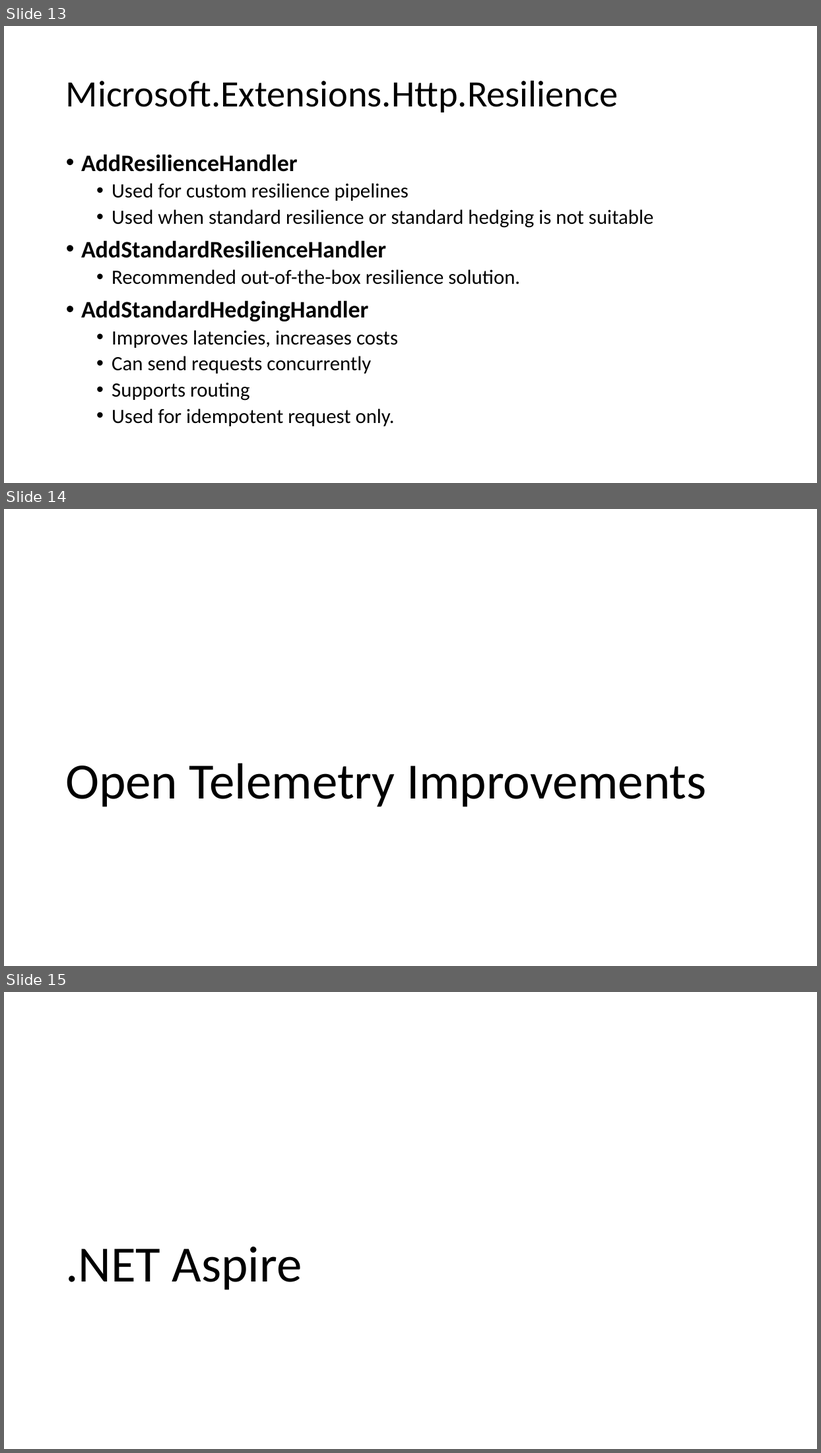
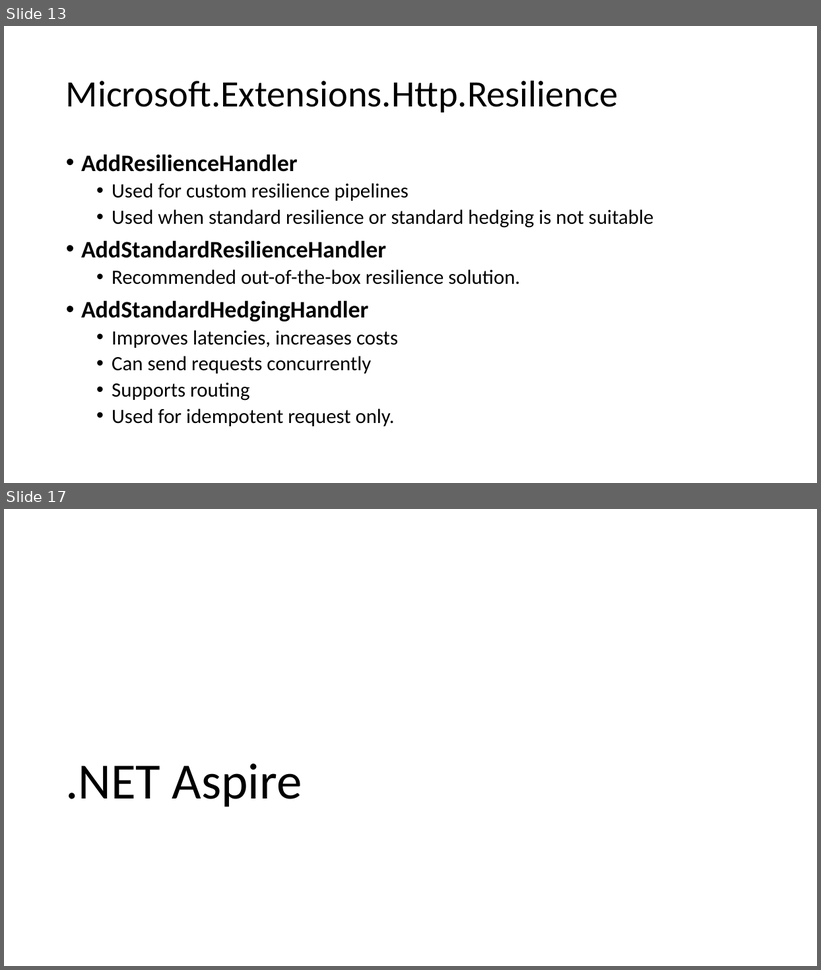
Before and after one commit to willvelida/talks, a slide deck: whats-new-cloud-native-dev-dotnet8/slide_deck.pptx. Shown one above the other, each under a label of ours: slides 13, 14 and 15 before the commit, slides 13 and 17 after it; the slides between them are not shown. The pictures are 821x1453 and 821x970 pixels, drawn with LibreOffice and Linux fonts; fonts in the diff are those of the drawing. Boxes give left, top, right and bottom in pixels: in the first picture for what was removed or moved away, otherwise in the second. Text is boxed around its words. In the diff, an @@ line names an element or a change of style, - is before the commit and + after.

```diff
--- a/whats-new-cloud-native-dev-dotnet8/slide_deck.pptx
+++ b/whats-new-cloud-native-dev-dotnet8/slide_deck.pptx
@@ slide 14 removed at (4,509,817,966), background #FFFFFF @@
@@ title removed at (65,763,707,807) @@
-Open Telemetry Improvements
@@ what was slide 15 is now slide 17 @@
```
Also in this commit, not shown: 1 slide changed, 3 slides added, 2 other files.
